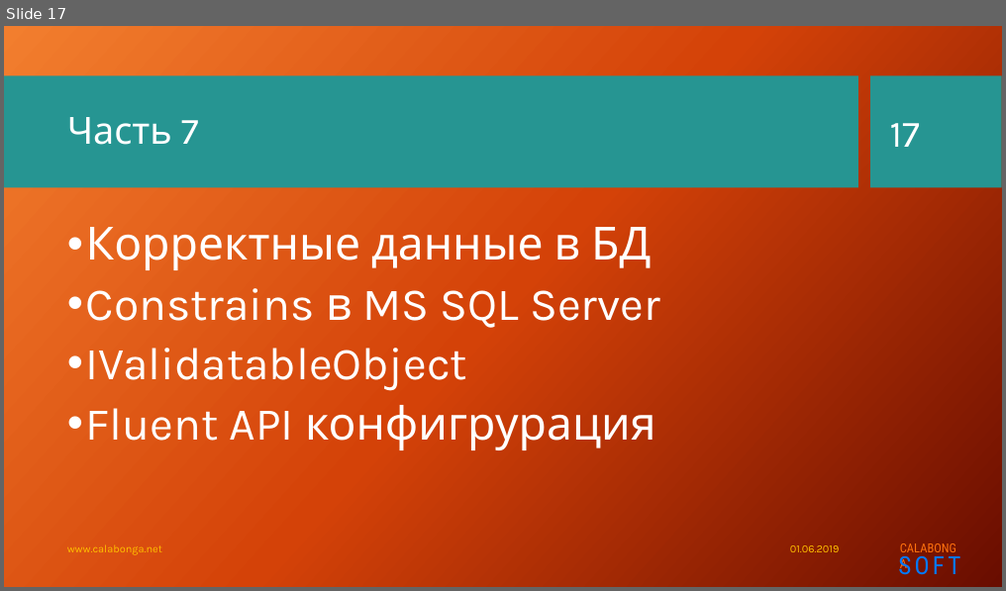
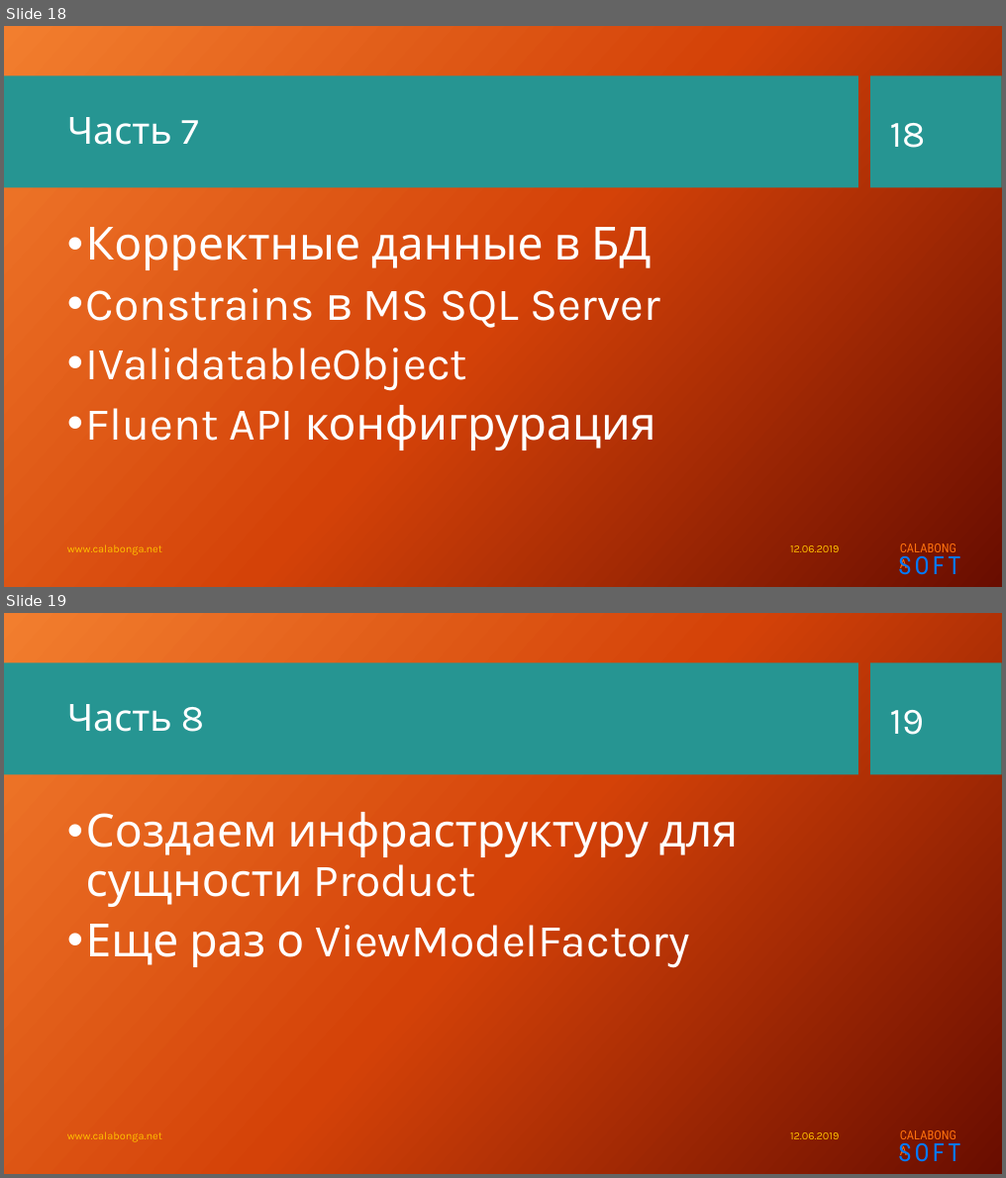
Before and after one commit to Calabonga/Calabonga.Catalog, a slide deck: Presentation/Calabonga.Catalog.pptx. Shown one above the other, each under a label of ours: slide 17 before the commit, slides 18 and 19 after it. The pictures are 1006x591 and 1006x1178 pixels, drawn with LibreOffice and Linux fonts; fonts in the diff are those of the drawing; background and template pictures are left out. Boxes give left, top, right and bottom in pixels: in the first picture for what was removed or moved away, otherwise in the second. Text is boxed around its words. In the diff, an @@ line names an element or a change of style, - is before the commit and + after.

Commit message:
Presentation updated

```diff
--- a/Presentation/Calabonga.Catalog.pptx
+++ b/Presentation/Calabonga.Catalog.pptx
@@ slide 19 added at [4, 613, 1002, 1174], background picture (left out); not listed: 4 template elements that a slide beside it also shows @@
@@ title added at [67, 704, 204, 732], 36 pt, text #FFFFFF @@
+Часть 8
@@ page number added at [890, 710, 924, 735], 36 pt, text #FFFFFF @@
+19
@@ text added at [86, 812, 738, 967], 44 pt, text #FFFFFF @@
+• Создаем инфраструктуру для сущности Product
+• Еще раз о ViewModelFactory
@@ text added at [67, 1132, 162, 1143], 10.5 pt, text #FFC000 @@
+www.calabonga.net
@@ text added at [790, 1133, 839, 1140], 10.5 pt, text #FFC000 @@
+12.06.2019
@@ what was slide 17 is now slide 18 @@
@@ slide 18 changed as well @@
@@ page number at [890, 123, 926, 148]: text changed @@
-17
+18
@@ text at [790, 546, 839, 553]: text changed @@
-01.06.2019
+12.06.2019
```
Also in this commit, not shown: 15 other slides changed, 1 other slide added, 1 other file.
